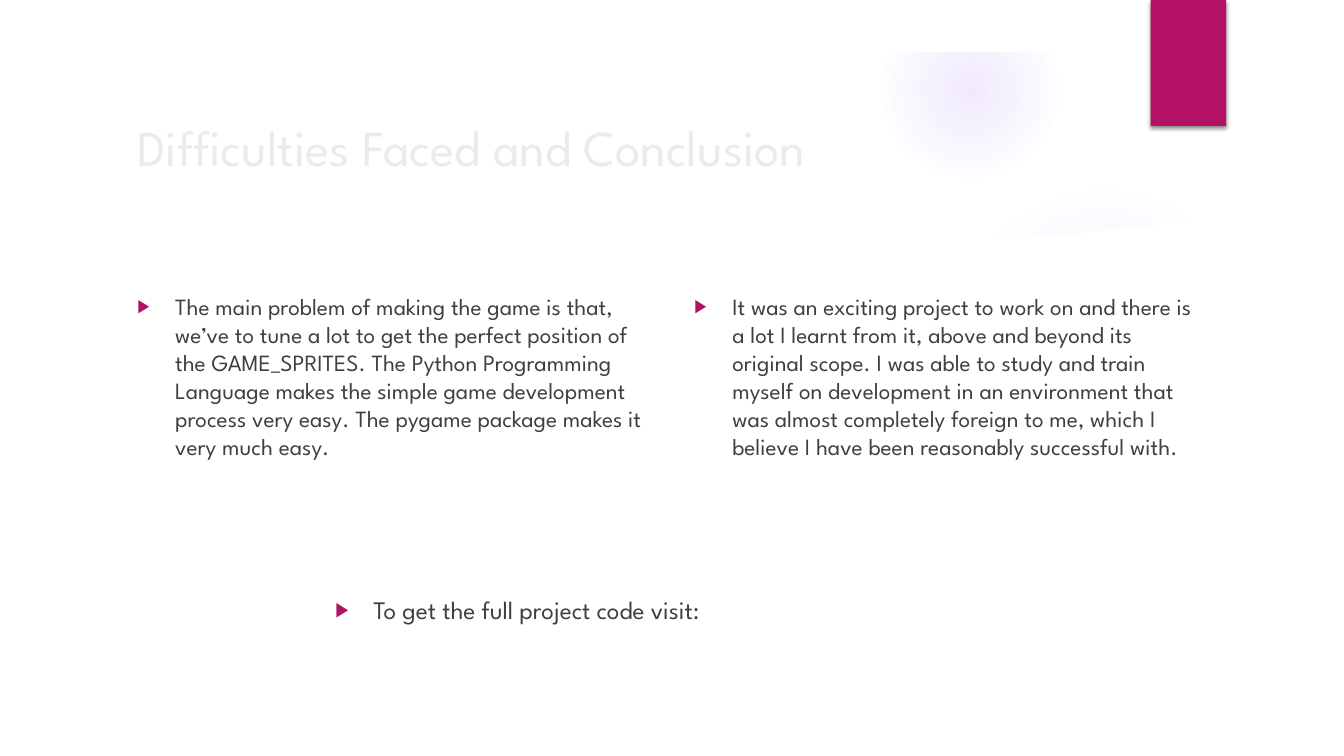
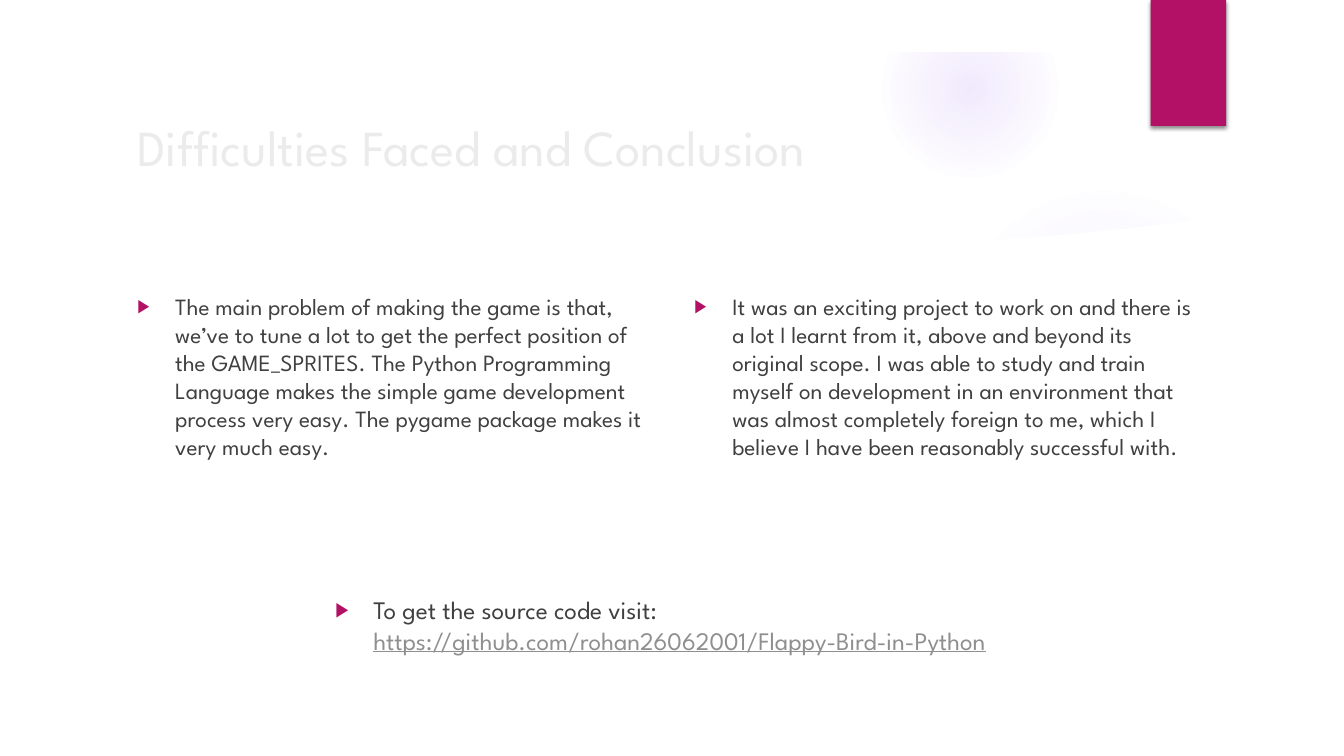
Before and after one commit to rohan26062001/FLAPPY-BIRD-in-Python, a slide deck: slide 5 of Project Presentation_FLAPPY BIRD_A14_B97_B93_B46.pptx. Drawn at 1344x756 pixels with LibreOffice and Linux fonts; fonts in the diff are those of the drawing; background and template pictures are left out. Boxes give left, top, right and bottom in pixels: in the first picture for what was removed or moved away, otherwise in the second. Text is boxed around its words. In the diff, an @@ line names an element or a change of style, - is before the commit and + after.

```diff
--- a/Project Presentation_FLAPPY BIRD_A14_B97_B93_B46.pptx
+++ b/Project Presentation_FLAPPY BIRD_A14_B97_B93_B46.pptx
@@ text at <box>373,601,985,656</box>: text changed; text colour #404040 to #8F8F8F @@
-▶ To get the full project code visit:
+▶ To get the source code visit: https://github.com/rohan26062001/Flappy-Bird-in-Python
```
Also in this commit, not shown: 1 other file.
